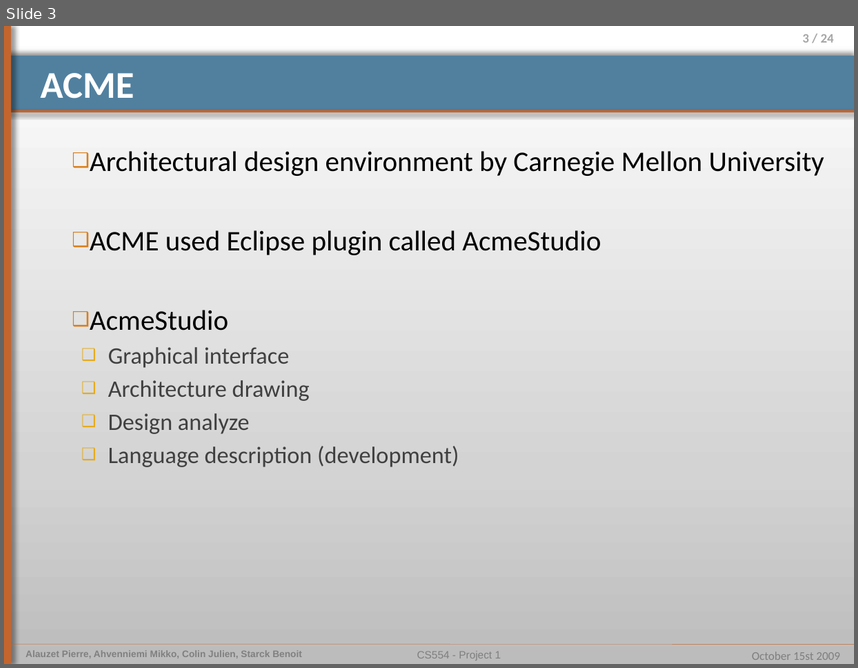
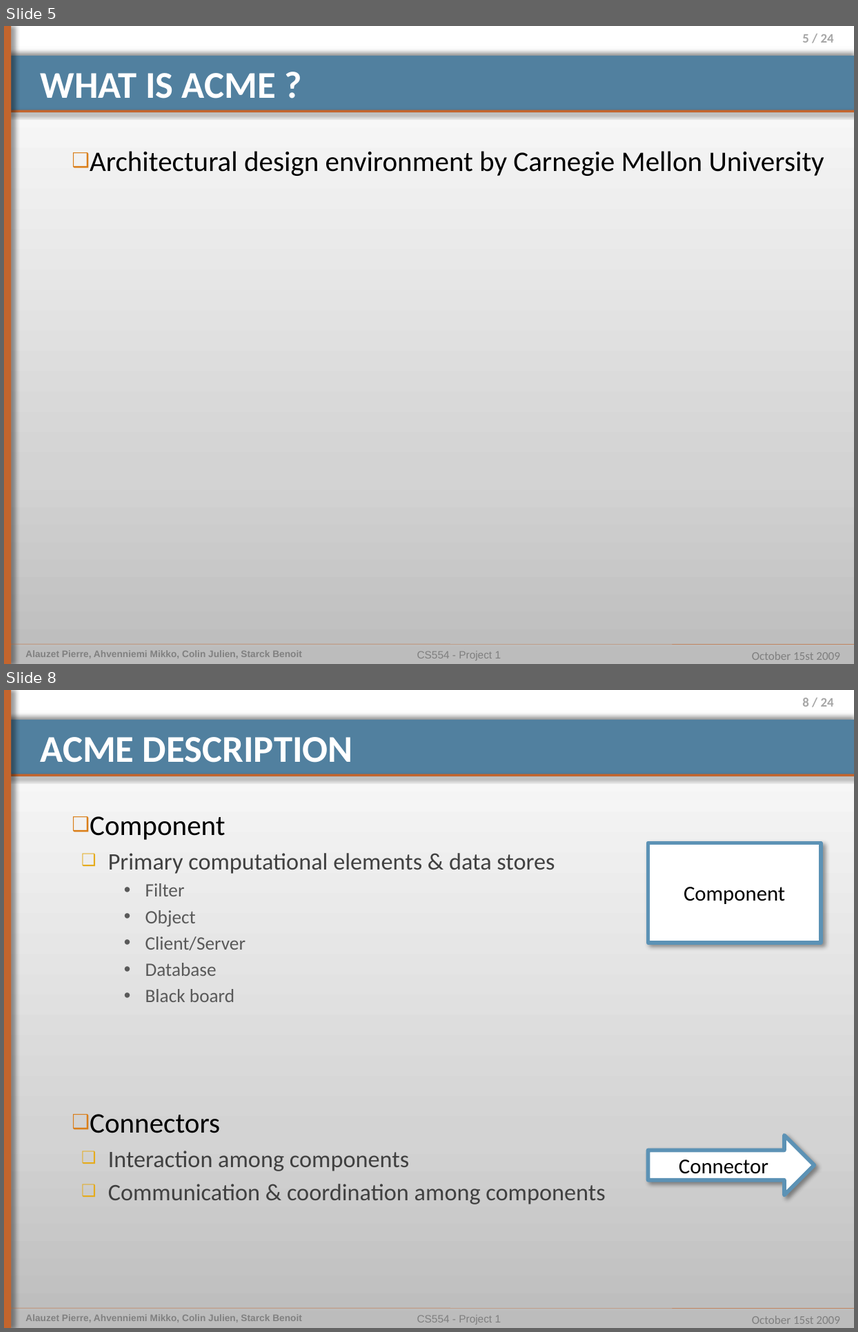
Before and after one commit to pierrealauzet/euroteam, a slide deck: Project 2/Part1/CS554_EuroTeam_Project2_OP4.pptx. Shown one above the other, each under a label of ours: slide 3 before the commit, slides 5 and 8 after it; the slides between them are not shown. The pictures are 858x668 and 858x1332 pixels, drawn with LibreOffice and Linux fonts; fonts in the diff are those of the drawing. Boxes give left, top, right and bottom in pixels: in the first picture for what was removed or moved away, otherwise in the second. Text is boxed around its words. In the diff, an @@ line names an element or a change of style, - is before the commit and + after.

```diff
--- a/Project 2/Part1/CS554_EuroTeam_Project2_OP4.pptx
+++ b/Project 2/Part1/CS554_EuroTeam_Project2_OP4.pptx
@@ slide 8 added at [4, 690, 854, 1328], background gradient #BDBDBD to #D3D3D3 to #FFFFFF; not listed: 9 template elements that a slide beside it also shows @@
@@ title added at [41, 737, 353, 762], 32 pt, text #FFFFFF, bold @@
+ACME DESCRIPTION
@@ text added at [90, 816, 605, 1204], 20 pt, text #404040 @@
+❑ Component
+  ❑ Primary computational elements & data stores
+    • Filter
+    • Object
+    • Client/Server
+    • Database
+    • Black board
+❑ Connectors
+  ❑ Interaction among components
+  ❑ Communication & coordination among components
@@ rectangle added at [648, 843, 821, 943], fill #FFFFFF, outline #5C92B5 3.35 pt, 18 pt, text #000000 @@
+Component
@@ right arrow added at [648, 1134, 814, 1194], fill #FFFFFF, outline #5C92B5 3.35 pt, 18 pt, text #000000 @@
+Connector
@@ what was slide 3 is now slide 5 @@
@@ slide 5 changed as well @@
@@ page number at [802, 34, 834, 43]: text changed @@
-3 / 24
+5 / 24
@@ title at [41, 73, 276, 98]: text changed @@
-ACME
+WHAT IS ACME ?
@@ text at [90, 230, 601, 467]: paragraphs removed @@
-❑ ACME used Eclipse plugin called AcmeStudio
-❑ AcmeStudio
-  ❑ Graphical interface
-  ❑ Architecture drawing
-  ❑ Design analyze
-  ❑ Language description (development)
```
Also in this commit, not shown: 3 other slides changed, 15 other slides added, 2 slides removed, 5 other files.
